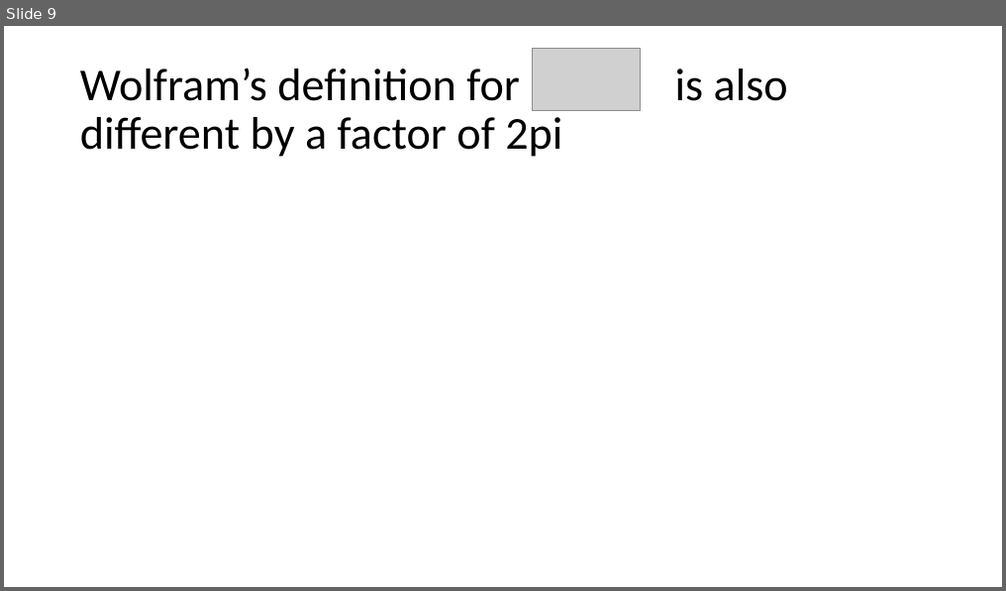
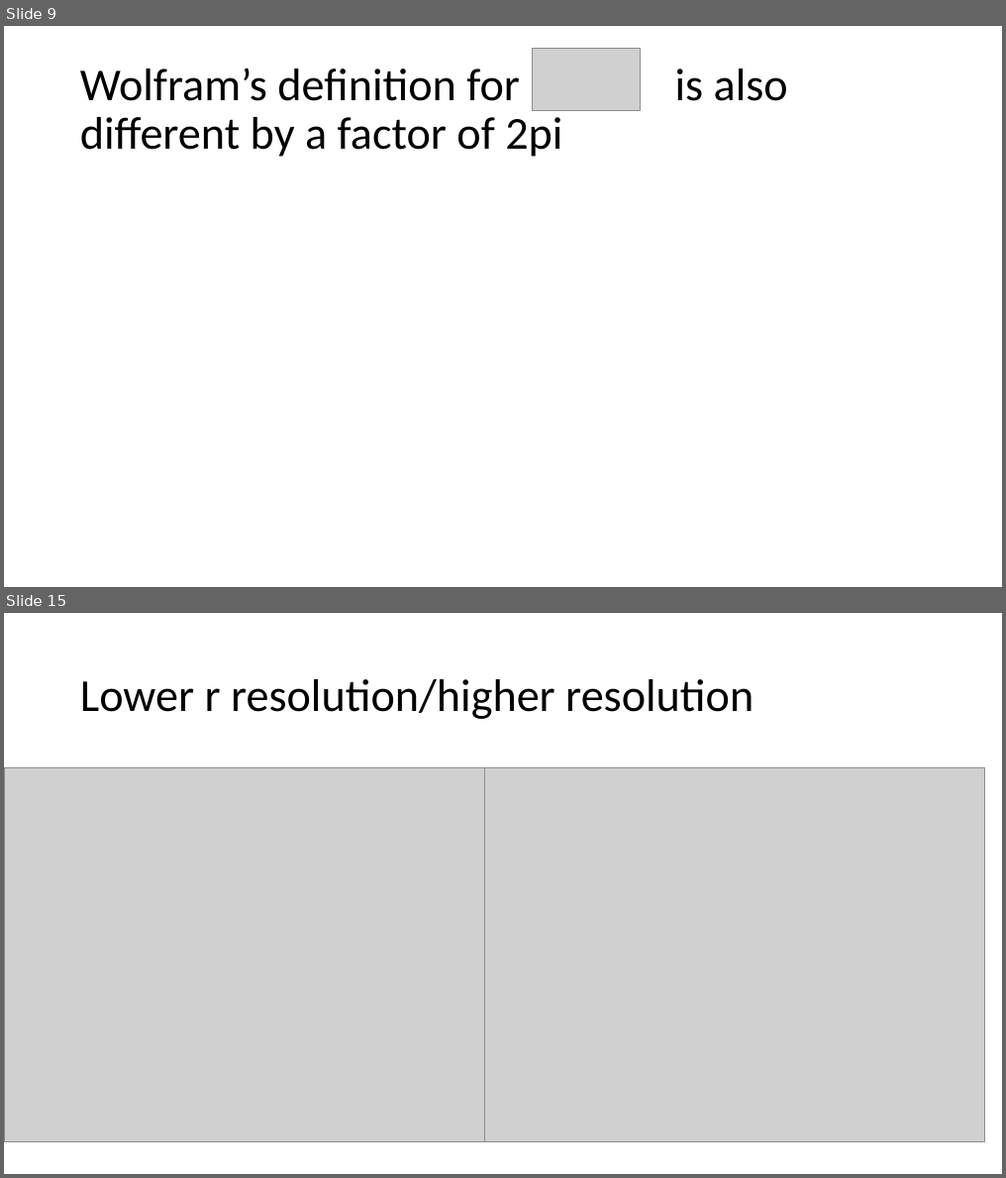
Before and after one commit to acs3235/BMIL, a slide deck: Research Update 4.5.2017.pptx. Shown one above the other, each under a label of ours: slide 9 before the commit, slides 9 and 15 after it; the slides between them are not shown. The pictures are 1006x591 and 1006x1178 pixels, drawn with LibreOffice and Linux fonts; fonts in the diff are those of the drawing; grey boxes stand for pictures. Boxes give left, top, right and bottom in pixels: in the first picture for what was removed or moved away, otherwise in the second. Text is boxed around its words. In the diff, an @@ line names an element or a change of style, - is before the commit and + after.

```diff
--- a/Research Update 4.5.2017.pptx
+++ b/Research Update 4.5.2017.pptx
@@ slide 15 added at <box>4,613,1002,1174</box>, background #FFFFFF @@
@@ title added at <box>80,679,753,719</box>, 44 pt, text #000000 @@
+Lower r resolution/higher resolution
@@ picture added at <box>4,768,504,1143</box> @@
@@ picture added at <box>484,768,985,1143</box> @@
```
Also in this commit, not shown: 6 other slides added, 1 slide removed, 4 other files.
